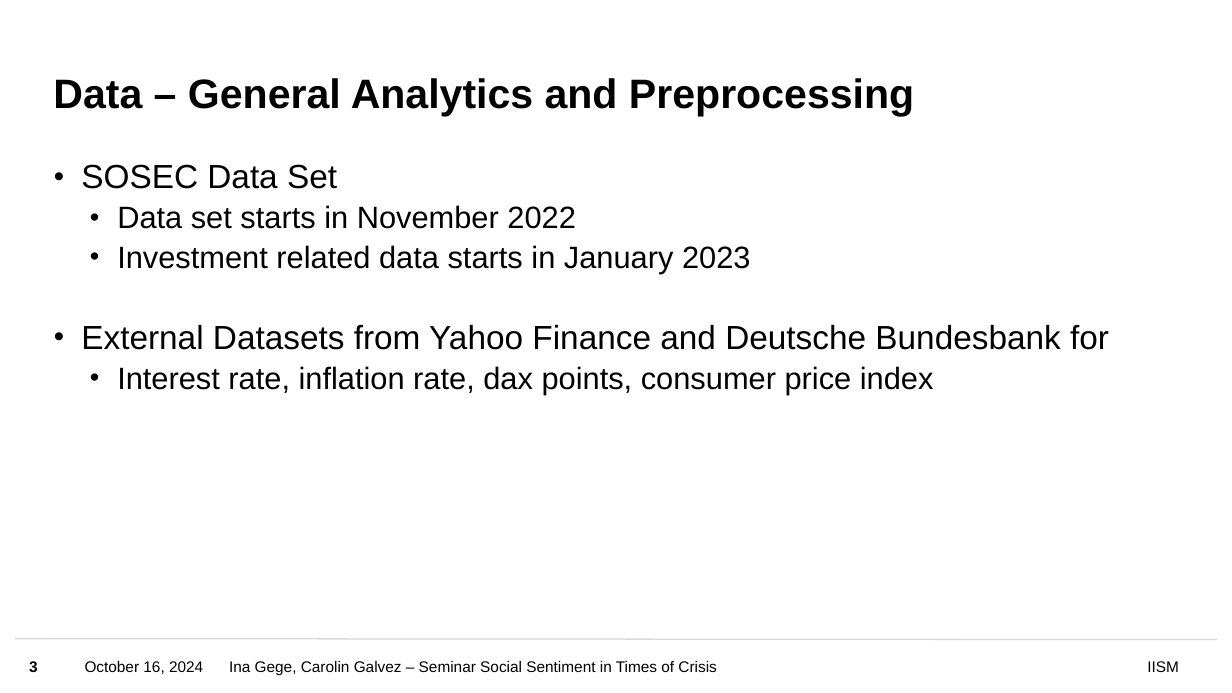
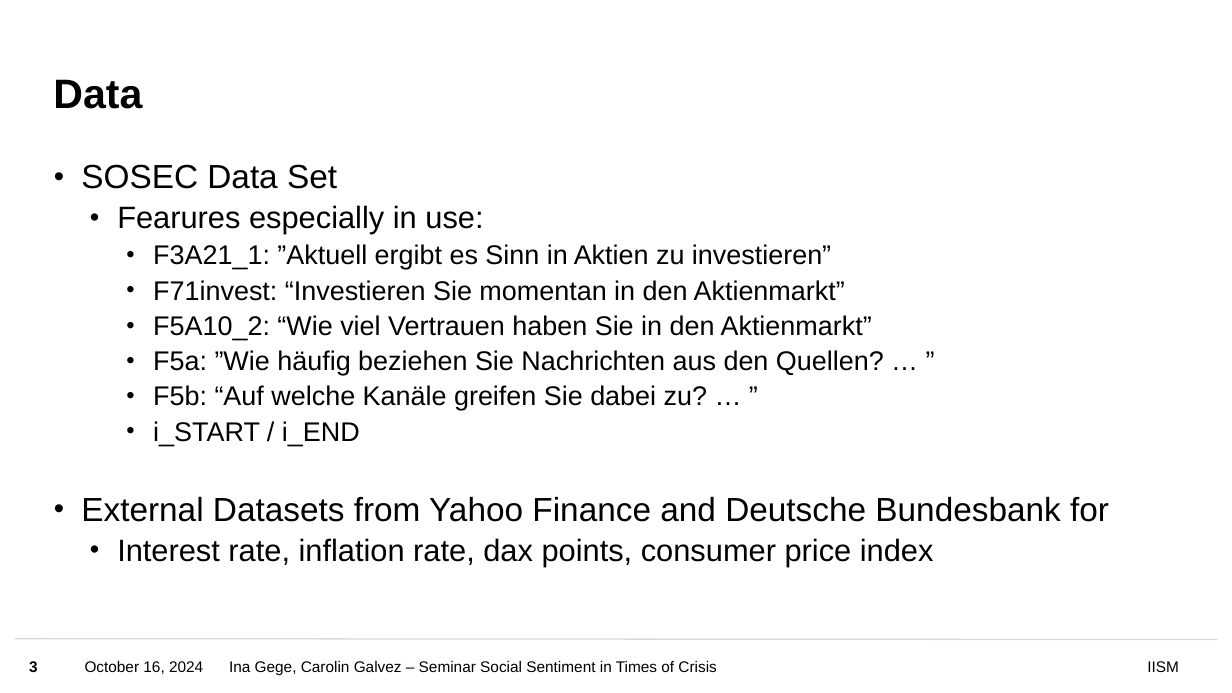
Before and after one commit to inagege/SeminarSocialSentimentInTimesOfCrisis, a slide deck: slide 3 of presentation/interim_presentation.pptx. Drawn at 1232x693 pixels with LibreOffice and Linux fonts; fonts in the diff are those of the drawing; background and template pictures are left out. Boxes give left, top, right and bottom in pixels: in the first picture for what was removed or moved away, otherwise in the second. Text is boxed around its words. In the diff, an @@ line names an element or a change of style, - is before the commit and + after.

```diff
--- a/presentation/interim_presentation.pptx
+++ b/presentation/interim_presentation.pptx
@@ title at (53, 79, 142, 109): text changed @@
-Data – General Analytics and Preprocessing
+Data
@@ text at (117, 205, 884, 446): text changed; size 24 to 21 pt @@
-  • Data set starts in November 2022
-  • Investment related data starts in January 2023
+  • Fearures especially in use:
+    • F3A21_1: ”Aktuell ergibt es Sinn in Aktien zu investieren”
+    • F71invest: “Investieren Sie momentan in den Aktienmarkt”
+    • F5A10_2: “Wie viel Vertrauen haben Sie in den Aktienmarkt”
+    • F5a: ”Wie häufig beziehen Sie Nachrichten aus den Quellen? … ”
+    • F5b: “Auf welche Kanäle greifen Sie dabei zu? … ”
+    • i_START / i_END
```
Also in this commit, not shown: 6 other slides changed.
